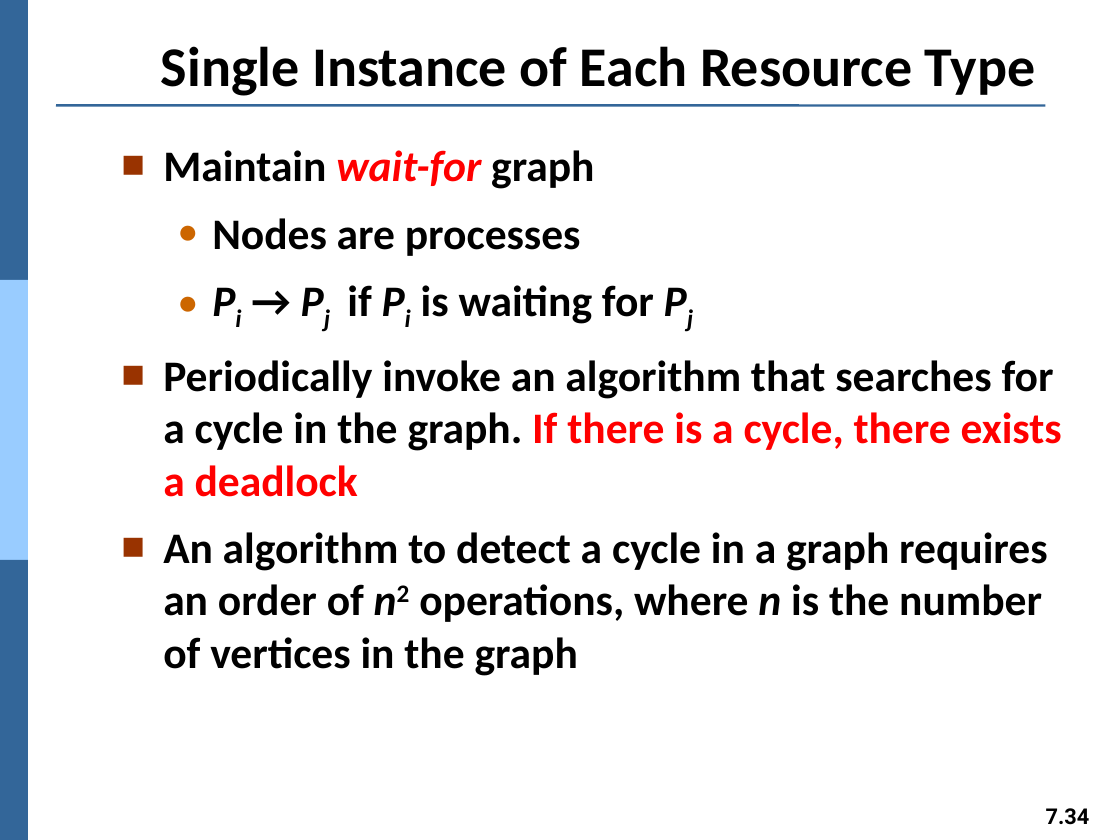
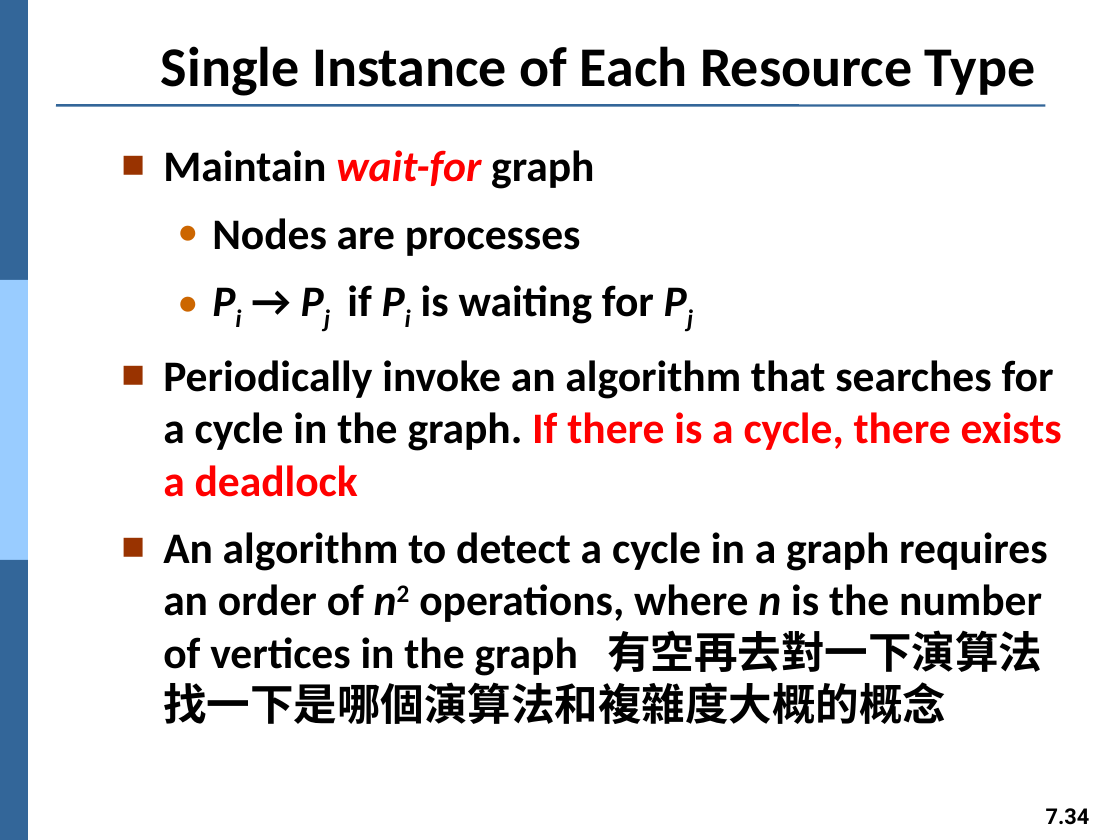
Before and after one commit to Yang09701194/OS_Learning, a slide deck: slide 34 of ch07.pptx. Drawn at 1120x840 pixels with LibreOffice and Linux fonts; fonts in the diff are those of the drawing. Boxes give left, top, right and bottom in pixels: in the first picture for what was removed or moved away, otherwise in the second. Text is boxed around its words. In the diff, an @@ line names an element or a change of style, - is before the commit and + after.

```diff
--- a/ch07.pptx
+++ b/ch07.pptx
@@ text at <box>163,532,1047,724</box>: text changed @@
-■ An algorithm to detect a cycle in a graph requires an order of n2 operations, where n is the number of vertices in the graph
+■ An algorithm to detect a cycle in a graph requires an order of n2 operations, where n is the number of vertices in the graph 有空再去對一下演算法 找一下是哪個演算法和複雜度大概的概念
```
Also in this commit, not shown: 3 other slides changed.
